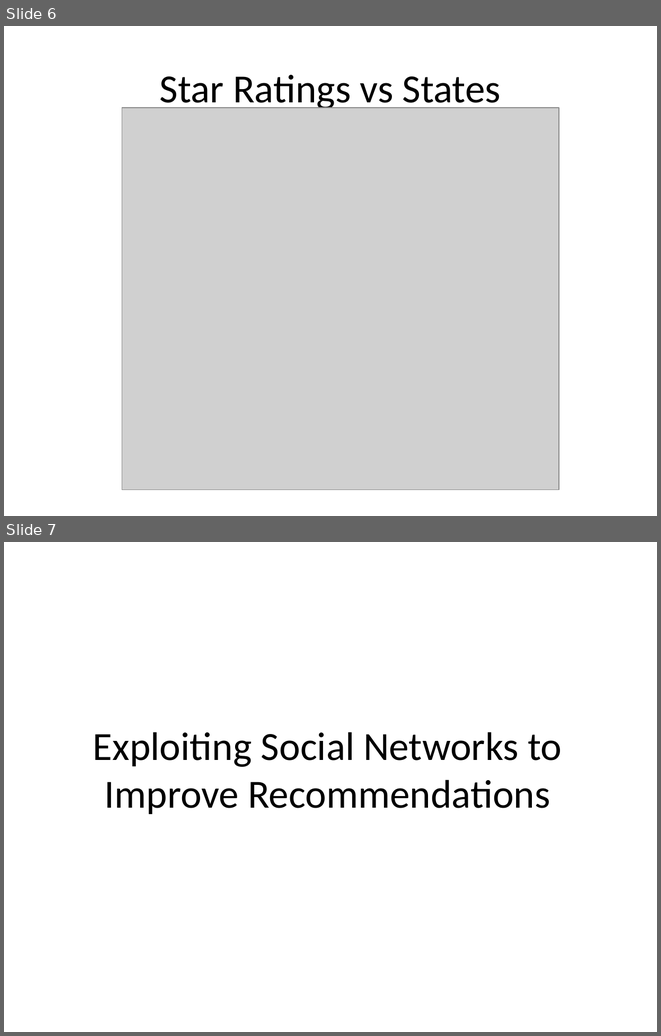
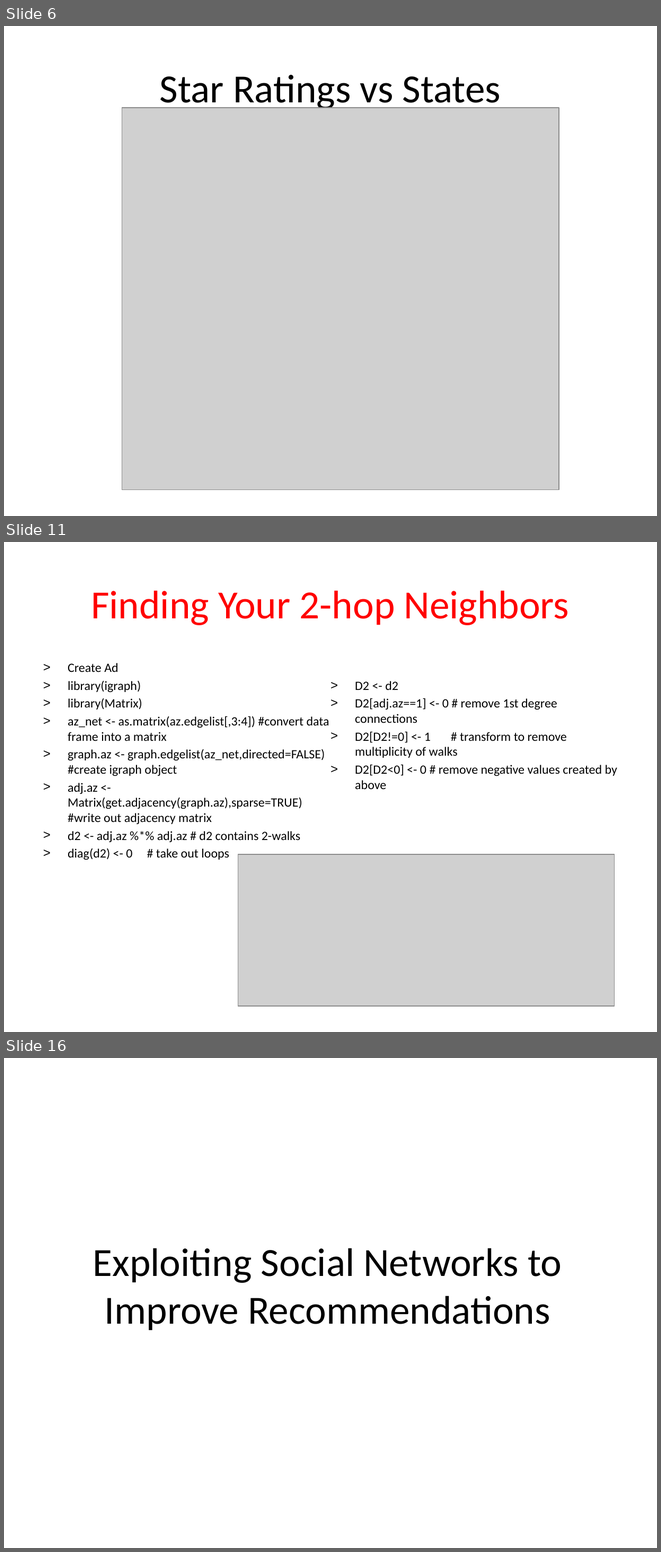
Before and after one commit to conan2014/ModelingSocialDataProject, a slide deck: Conan_Jeff_Presentation.pptx. Shown one above the other, each under a label of ours: slides 6 and 7 before the commit, slides 6, 11 and 16 after it; the slides between them are not shown. The pictures are 661x1036 and 661x1552 pixels, drawn with LibreOffice and Linux fonts; fonts in the diff are those of the drawing; grey boxes stand for pictures. Boxes give left, top, right and bottom in pixels: in the first picture for what was removed or moved away, otherwise in the second. Text is boxed around its words. In the diff, an @@ line names an element or a change of style, - is before the commit and + after.

Commit message:
Added slides

```diff
--- a/Conan_Jeff_Presentation.pptx
+++ b/Conan_Jeff_Presentation.pptx
@@ slide 11 added at (x1=4, y1=542, x2=657, y2=1032), background #FFFFFF @@
@@ title added at (x1=91, y1=590, x2=570, y2=625), 44 pt, text #FF0000 @@
+Finding Your 2-hop Neighbors
@@ text added at (x1=68, y1=663, x2=617, y2=859), 14 pt, text #000000 @@
+> Create Ad
+> library(igraph)
+> library(Matrix)
+> az_net <- as.matrix(az.edgelist[,3:4]) #convert data frame into a matrix
+> graph.az <- graph.edgelist(az_net,directed=FALSE) #create igraph object
+> adj.az <- Matrix(get.adjacency(graph.az),sparse=TRUE) #write out adjacency matrix
+> d2 <- adj.az %*% adj.az # d2 contains 2-walks
+> diag(d2) <- 0 # take out loops
+> D2 <- d2
+> D2[adj.az==1] <- 0 # remove 1st degree connections
+> D2[D2!=0] <- 1 # transform to remove multiplicity of walks
+> D2[D2<0] <- 0 # remove negative values created by above
@@ picture added at (x1=238, y1=854, x2=615, y2=1006) @@
@@ what was slide 7 is now slide 16 @@
```
Also in this commit, not shown: 8 other slides added, 2 other files.
